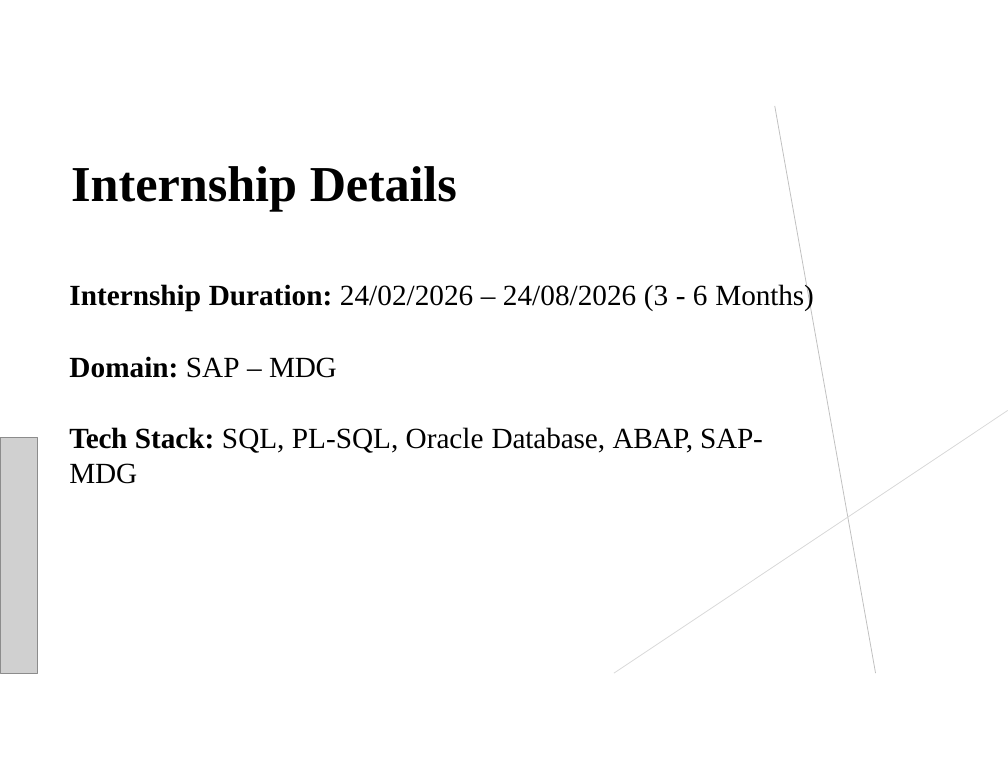
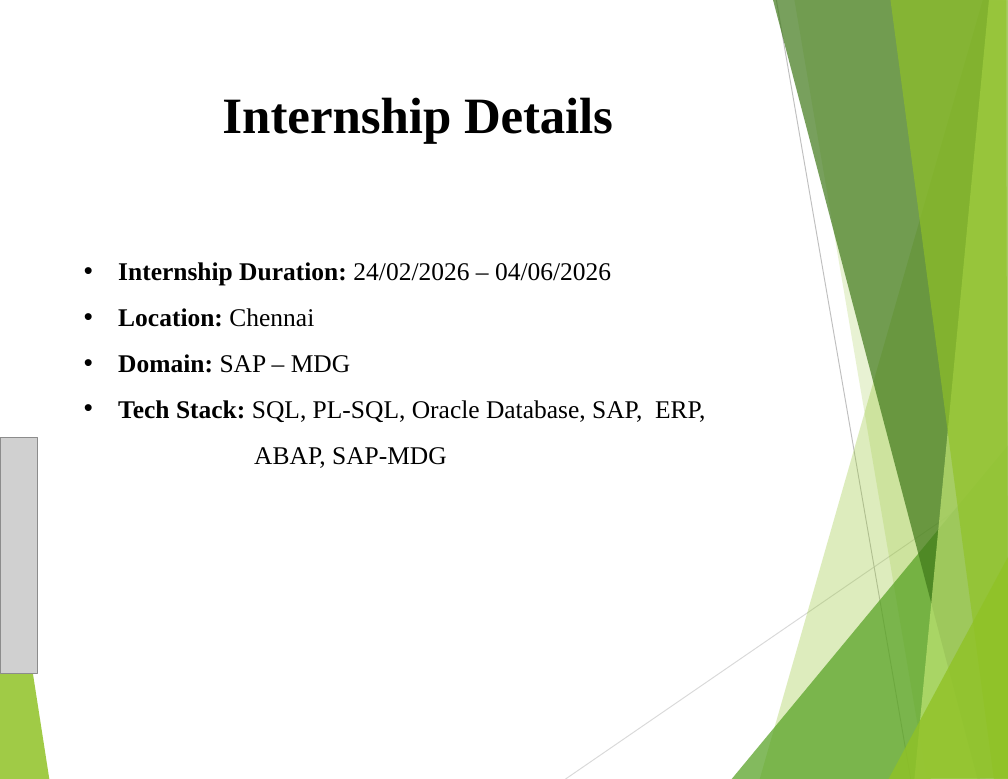
Before and after one commit to OmMTelrandhe/Cogni, a slide deck: slide 3 of IT_40_Om_Internship_Seminar.pptx. Drawn at 1008x779 pixels with LibreOffice and Linux fonts; fonts in the diff are those of the drawing; grey boxes stand for pictures; background and template pictures are left out. Boxes give left, top, right and bottom in pixels: in the first picture for what was removed or moved away, otherwise in the second. Text is boxed around its words. In the diff, an @@ line names an element or a change of style, - is before the commit and + after.

```diff
--- a/IT_40_Om_Internship_Seminar.pptx
+++ b/IT_40_Om_Internship_Seminar.pptx
@@ freeform shape: place and size @@
-freeform shape at (774,106,875,674)
+freeform shape at (760,0,1008,779)
@@ freeform shape at (760,0,1008,779): fill none to #90C226 at 30% opacity; outline #BFBFBF 0.6 pt to none @@
@@ title "Internship Details": place and size @@
-title "Internship Details" at (71,166,457,212)
+title "Internship Details" at (222,97,613,143)
@@ title "Internship Details" at (222,97,613,143): size 39.5 to 40 pt; alignment left to centre @@
@@ text "Internship Duration: 24/02/2026 – 04/06/2026": place and size @@
-text "Internship Duration: 24/02/2026 – 04/06/2026" at (69,283,813,484)
+text "Internship Duration: 24/02/2026 – 04/06/2026" at (118,262,705,468)
@@ text at (118,262,611,327): text changed; size 23 to 20 pt; bold on @@
-Internship Duration: 24/02/2026 – 24/08/2026 (3 - 6 Months)
+• Internship Duration: 24/02/2026 – 04/06/2026
+• Location: Chennai
@@ text at (118,354,350,373): size 23 to 20 pt in "Domain: SAP – MDG"; letter spacing -0.2 to 0 pt in "MDG"; bullet none to •; line spacing 1 to 1.5 @@
@@ text at (118,400,705,468): text changed; size 23 to 20 pt @@
-Tech Stack: SQL, PL-SQL, Oracle Database, ABAP, SAP-MDG
+• Tech Stack: SQL, PL-SQL, Oracle Database, SAP, ERP,
+ABAP, SAP-MDG
@@ freeform shape removed at (614,411,1008,674) @@
@@ group added at (0,0,1008,779): 7 freeform shapes, 2 lines @@
```
Also in this commit, not shown: 3 other slides changed, 2 slides added, 1 slide removed.
